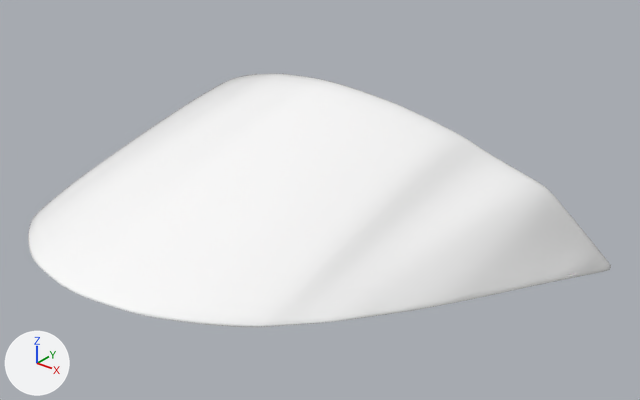
Two versions of the glTF model models/PassengerSeat_COVER_STOCK.glb, one commit apart.
Camera for both pictures: a camera (50 mm lens) standing at (0.3867, -1.253, 0.5544) and looking at (0.0269, -0.8033, 0.2755). Lighting does not change. The marker at lower left points along +X, +Y and +Z. The picture after the commit comes second. Vertices at exactly the same position are counted once.

The older version as bpy lines, for what is in view:
```python
me_material_12514 = bpy.data.meshes.new('material.12514')
me_material_12514.from_pydata(...)  # 2251 vertices, 4348 faces; spans x -0.193..0.193, y -1.0..-0.646, z 0.207..0.349
me_material_12514.materials.append(mat_color_bsclr)  # white #ffffff
ob_passengerseat_cover_stock = bpy.data.objects.new('PassengerSeat_Cover_Stock', me_material_12514)
ob_passengerseat_cover_stock.location = (0.0, 0.0, 0.0)
```
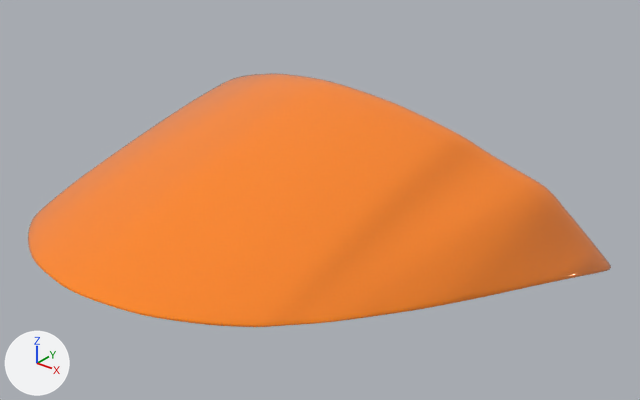
What differs and where, as boxes (x1, y1, x2, y2) in the pictures (640 x 400 px; the box of a moved part takes in the faces that stretch with it):
part 1 of me_material_12514, moved or reshaped
    both: (318, 300, 376, 320)
part 2 of me_material_12514, recoloured (white to orange)
    both: (28, 73, 611, 327)

The change, as a diff of the scene's bpy script:
```diff
--- a/models/PassengerSeat_COVER_STOCK.glb.py
+++ b/models/PassengerSeat_COVER_STOCK.glb.py
@@ mat_body_color_bsclr @@
+mat_body_color_bsclr = principled_material('Body_Color_BSCLR')
+mat_body_color_bsclr.base_color = (1.0, 0.232, 0.0)  # orange #ff8400
+mat_body_color_bsclr.roughness = 1.0
+mat_body_color_bsclr.coat_weight = 1.0
+mat_body_color_bsclr.coat_roughness = 0.0
@@ me_material_12514 @@
 # used by ob_passengerseat_cover_stock; location = (0.0, 0.0, 0.0)
-me_material_12514.from_pydata(...)  # 2251 vertices, 4348 faces; spans x -0.193..0.193, y -1.0..-0.646, z 0.207..0.349
+me_material_12514.from_pydata(...)  # 2247 vertices, 4340 faces; spans x -0.193..0.193, y -1.0..-0.646, z 0.207..0.349
+# me_material_12514 part 1
+# 8 vertices are removed from x 0.128..0.134, y -0.913..-0.904, z 0.272..0.276
+# 26 faces are deleted
+# 4 vertices are added at (0.131, -0.909, 0.275), (0.127, -0.913, 0.276), (0.135, -0.902, 0.273), (0.135, -0.905, 0.272)
+# 18 new faces join them
+# me_material_12514 part 2: 4322 faces spanning x -0.193..0.193, y -1.0..-0.646, z 0.207..0.349 switch from mat_color_bsclr (white #ffffff) to mat_body_color_bsclr (orange #ff8400)
```
